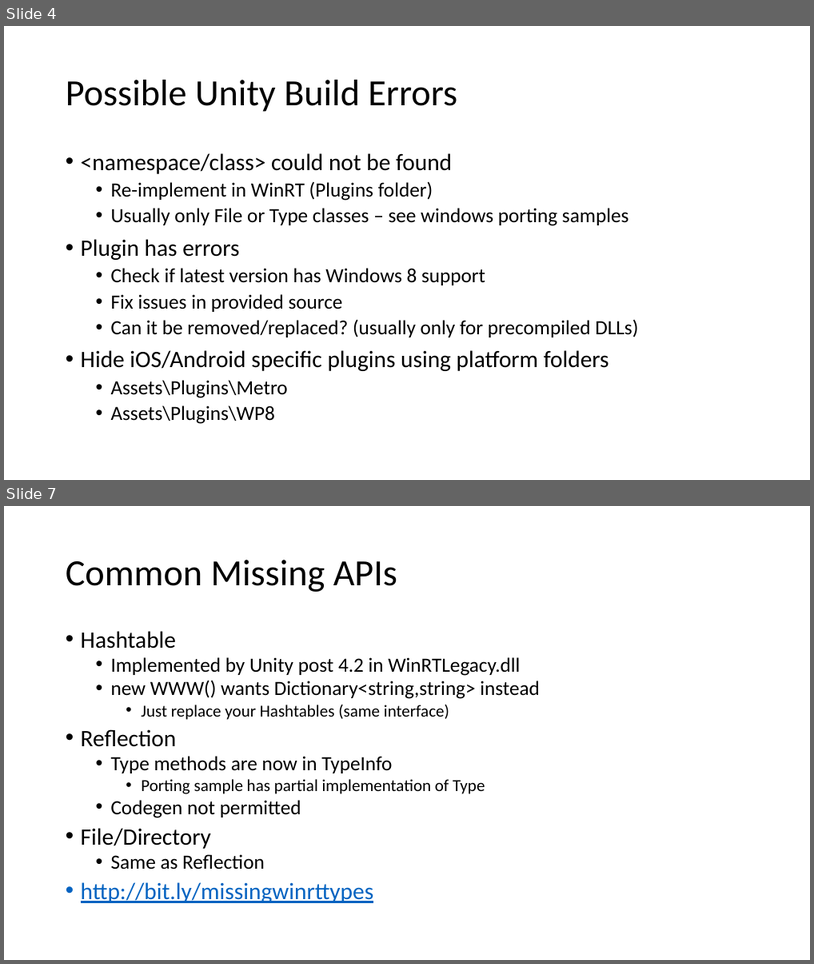
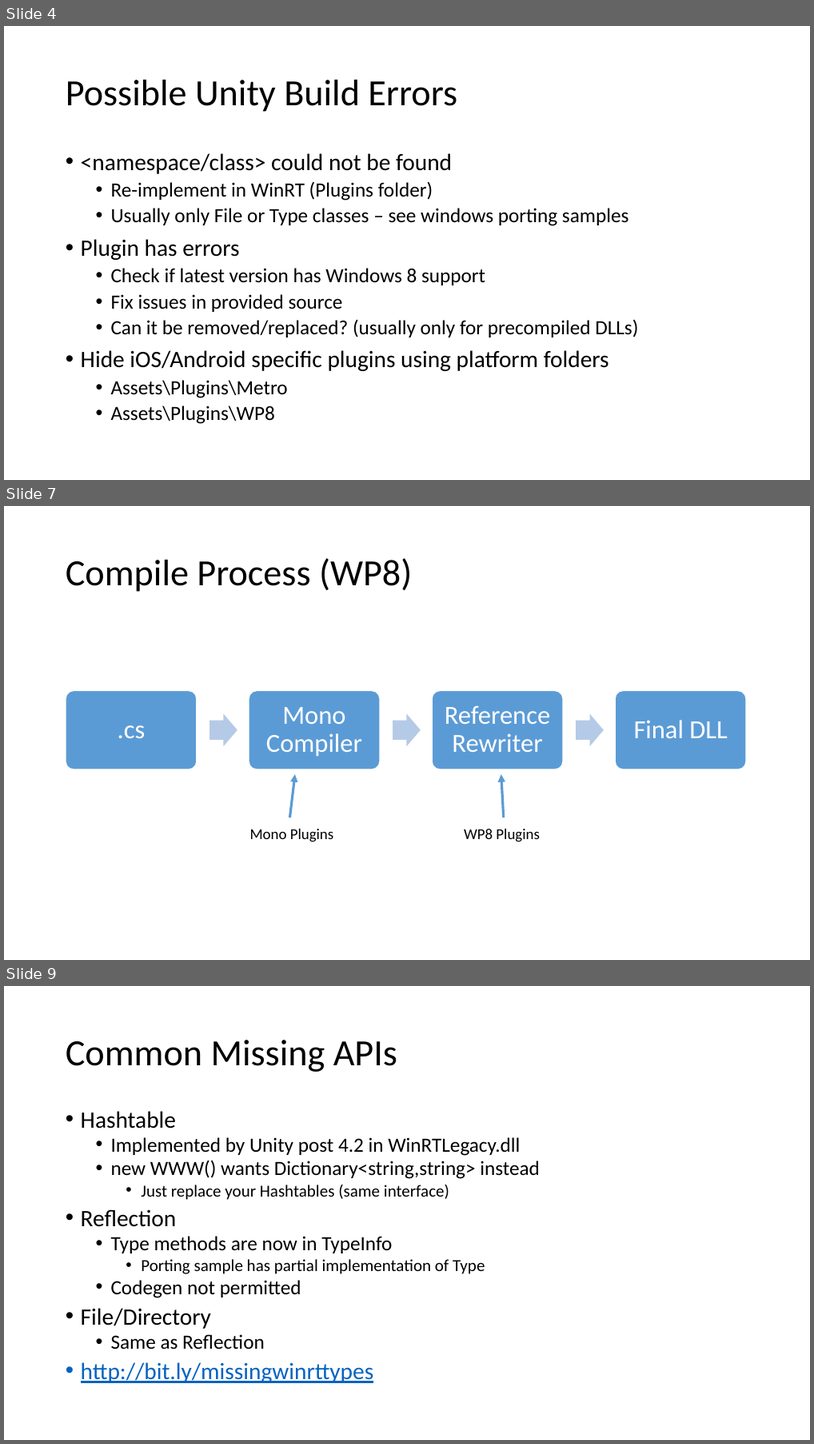
Before and after one commit to quandtm/UnityWin8Porting, a slide deck: PortingUnity_Win8.pptx. Shown one above the other, each under a label of ours: slides 4 and 7 before the commit, slides 4, 7 and 9 after it; the slides between them are not shown. The pictures are 814x964 and 814x1444 pixels, drawn with LibreOffice and Linux fonts; fonts in the diff are those of the drawing. Boxes give left, top, right and bottom in pixels: in the first picture for what was removed or moved away, otherwise in the second. Text is boxed around its words. In the diff, an @@ line names an element or a change of style, - is before the commit and + after.

```diff
--- a/PortingUnity_Win8.pptx
+++ b/PortingUnity_Win8.pptx
@@ slide 7 added at [4, 506, 810, 960], background #FFFFFF @@
@@ title added at [66, 558, 412, 592], 44 pt, text #000000 @@
+Compile Process (WP8)
@@ group added at [66, 691, 746, 769]: 4 rounded rectangles, 4 texts, 3 right arrows @@
+.cs
+Mono Compiler
+Reference Rewriter
+Final DLL
@@ arrow added from (290, 817) to (295, 774), #5B9BD5 3 pt @@
@@ arrow added from (504, 817) to (502, 774), #5B9BD5 3 pt @@
@@ text added at [250, 828, 334, 842], 18 pt, text #000000 @@
+Mono Plugins
@@ text added at [464, 828, 540, 842], 18 pt, text #000000 @@
+WP8 Plugins
@@ what was slide 7 is now slide 9 @@
```
Also in this commit, not shown: 6 slides changed, 1 other slide added.
